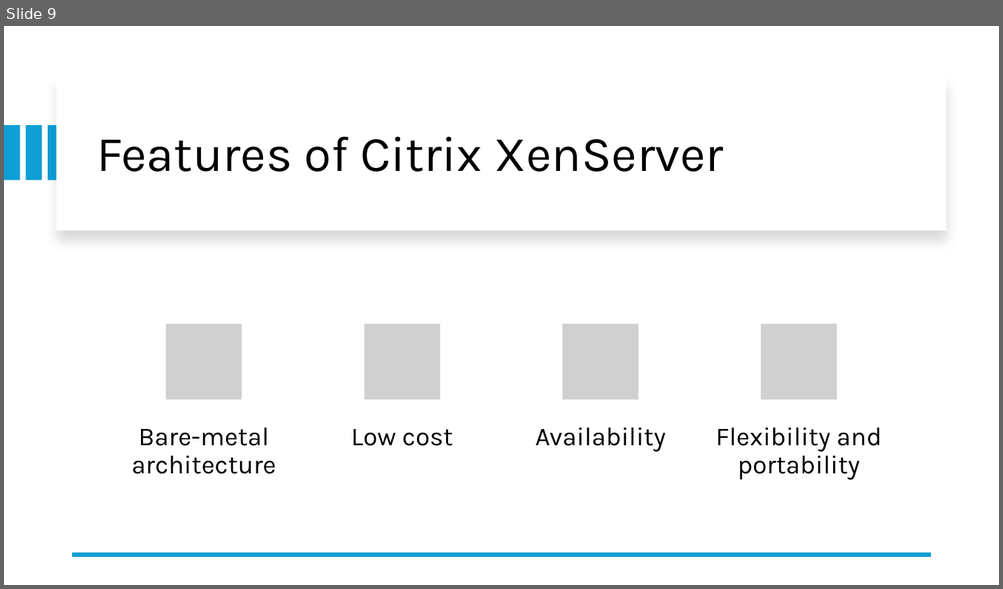
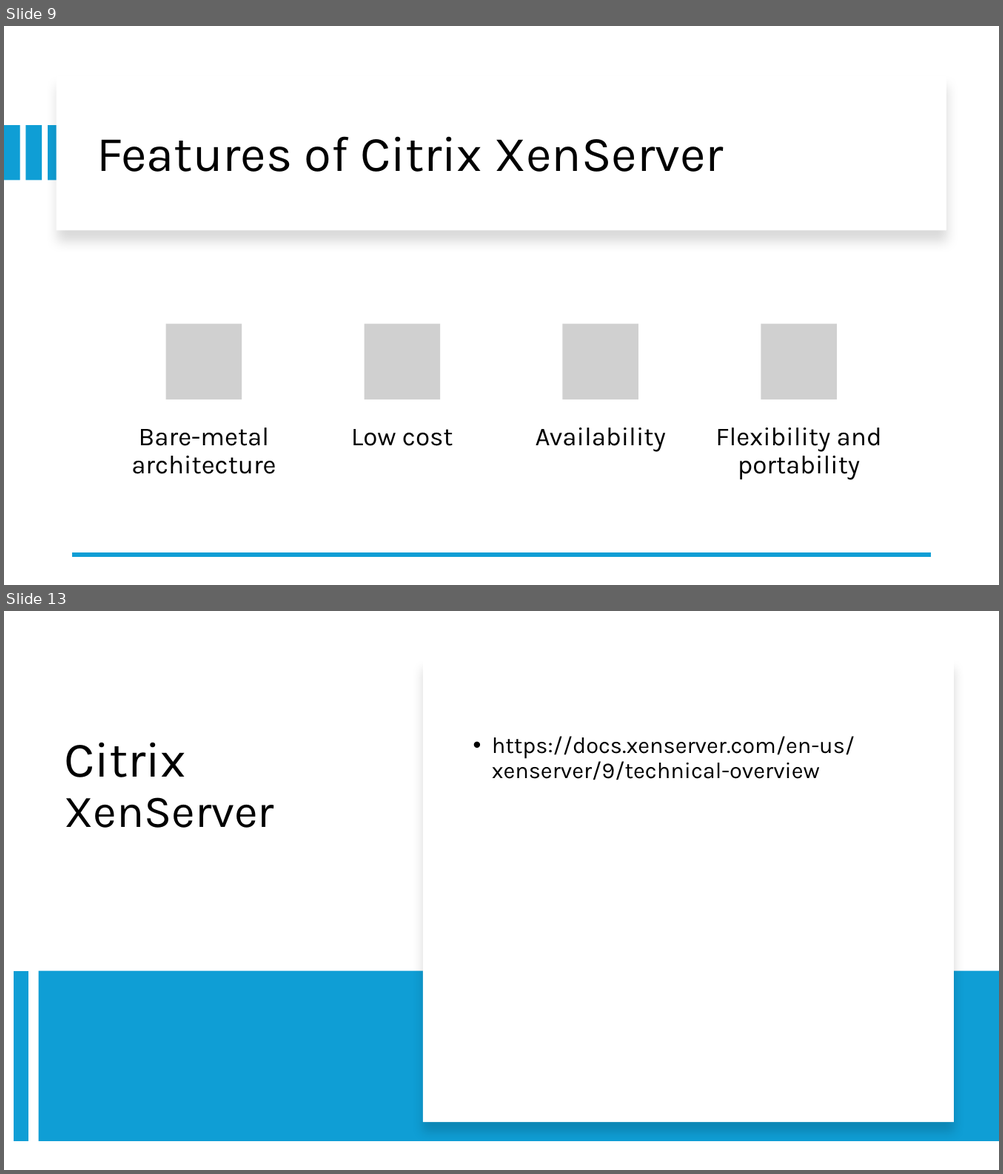
Before and after one commit to rashapaath/Cloud-Computing, a slide deck: Presentations/Presentation4.pptx. Shown one above the other, each under a label of ours: slide 9 before the commit, slides 9 and 13 after it; the slides between them are not shown. The pictures are 1003x589 and 1003x1174 pixels, drawn with LibreOffice and Linux fonts; fonts in the diff are those of the drawing; grey boxes stand for pictures. Boxes give left, top, right and bottom in pixels: in the first picture for what was removed or moved away, otherwise in the second. Text is boxed around its words. In the diff, an @@ line names an element or a change of style, - is before the commit and + after.

```diff
--- a/Presentations/Presentation4.pptx
+++ b/Presentations/Presentation4.pptx
@@ slide 13 added at [4,611,999,1170], background #FFFFFF @@
@@ rectangle added at [423,659,953,1122], fill #FFFFFF @@
@@ title added at [64,742,274,828], 44 pt, text #000000 @@
+Citrix
+XenServer
@@ text added at [492,736,854,780], 22 pt, text #000000 @@
+• https://docs.xenserver.com/en-us/xenserver/9/technical-overview
@@ line added from (21, 971) to (21, 1142), #0F9ED5 14 pt @@
@@ rectangle added at [38,971,999,1142], fill #0F9ED5 @@
```
Also in this commit, not shown: 2 slides changed, 3 other slides added, 3 other files.
